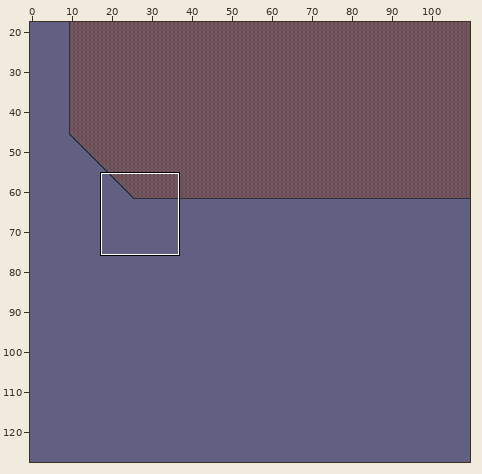
Tiled map, stored at Game/assets/Maps/test.tmx. Above: a wide view before the commit, with the close-up outlined.
Close-up. Earlier state:
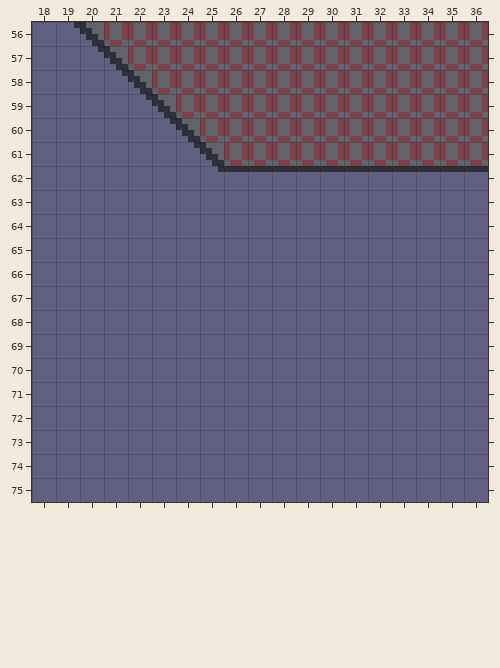
Cells are 4x4 px. Shown: x 18..36, y 56..75. The commit also changed other parts of the map, which this record leaves out.
New version:
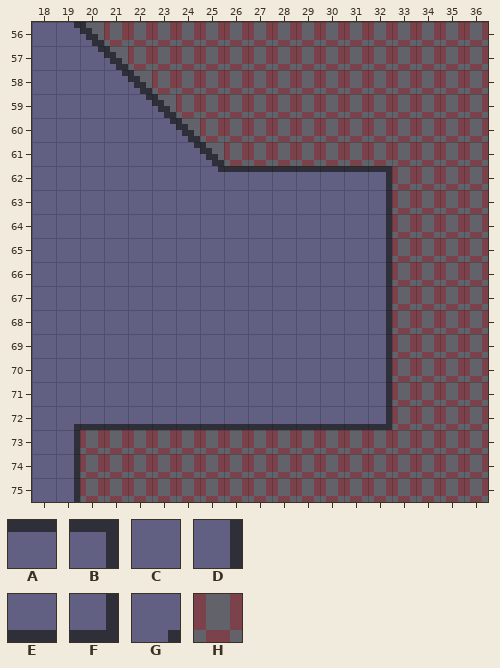
Key: from "ground": A 2, B 3, C 10, D 11, E 18, F 19, G 29; from "set": H 8.
_ is an empty cell.
What changed:
Layer "set":
There is now tile H in rows 62 to 72 at x 33 to 36; in rows 73 to 75 at x 20 to 36.
Layer "ground":
The edit turns tile A into tile B in row 62 at x 32.
The edit turns tile C into tile D in rows 63 to 71 at x 32; in rows 73 to 75 at x 19.
The edit turns tile C into tile E in row 72 at x 20 to 31.
The edit turns tile C into tile F in row 72 at x 32.
The edit turns tile C into tile G in row 72 at x 19.
Tile A is gone in row 62 at x 33 to 36.
Tile C is gone in rows 63 to 72 at x 33 to 36; in rows 73 to 75 at x 20 to 36.
